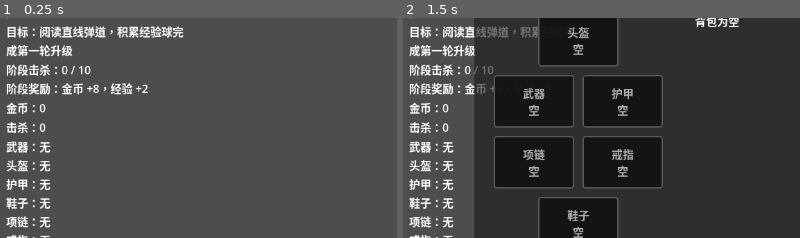
Above: before the commit, frames 1-2 (left to right).
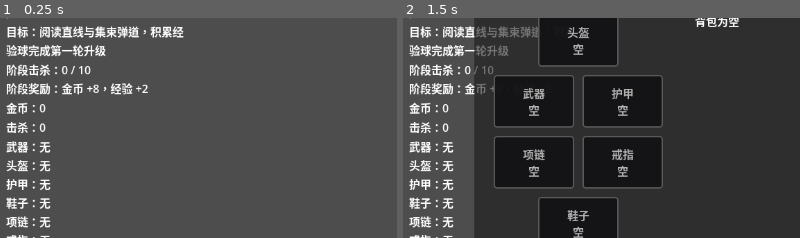
Above: after the commit, the same moments.

Repository: airisuzuki123/RogueLootPrototype
Game: Godot game, scene res://scenes/main.tscn
The game is run twice, just before and just after one commit, with the same random seed, the same clock (stepped at 60 frames per second) and the same inputs.
Inputs (mouse positions are % of the whole screen's width and height, from its top left):
- Up to frame 1 (0.25 s): no input
- Up to frame 2 (1.5 s): tap Enter at 0.5 s; move the mouse to (72, 44) at 0.52 s; hold D (move_right) 0.53-1.25 s; tap B at 0.6 s; click (72, 44) at 0.67 s; click "普通 0" at 1.25 s
The pictures show only the part of the screen within x 0-50%, y 21-71%; the shares and areas given below are measured in that part.

The runs differ from the first frame. In frame 1, 1.7% of the frame differs, in the area x 1-47%, y 3-18%; in frame 2, 1.1%.

Commit message:
丰富阶段弹幕类型

Diff:
--- a/scripts/core/game_manager.gd
+++ b/scripts/core/game_manager.gd
@@ -29,8 +29,9 @@
 		"enemy_level_bonus": 0,
 		"enemy_weight_bonus": {"ranged": 10},
 		"bullet_pattern": "aimed",
+		"bullet_patterns": ["aimed", "aimed_burst"],
 		"bullet_speed_multiplier": 0.88,
-		"goal": "阅读直线弹道，积累经验球完成第一轮升级",
+		"goal": "阅读直线与集束弹道，积累经验球完成第一轮升级",
 		"kill_target": 10,
 		"reward_gold": 8,
 		"reward_experience": 2,
@@ -45,6 +46,7 @@
 		"enemy_level_bonus": 0,
 		"enemy_weight_bonus": {"runner": 8, "ranged": 28},
 		"bullet_pattern": "fan",
+		"bullet_patterns": ["fan", "aimed_burst"],
 		"bullet_speed_multiplier": 0.95,
 		"goal": "穿过扇形弹幕，保持移动空间",
 		"kill_target": 18,
@@ -61,8 +63,9 @@
 		"enemy_level_bonus": 1,
 		"enemy_weight_bonus": {"tank": 8, "ranged": 34},
 		"bullet_pattern": "ring",
+		"bullet_patterns": ["ring", "cross"],
 		"bullet_speed_multiplier": 1.0,
-		"goal": "观察环形弹幕缺口，处理远程压力",
+		"goal": "观察环形和交叉弹幕缺口，处理远程压力",
 		"kill_target": 26,
 		"reward_gold": 16,
 		"reward_experience": 4,
@@ -77,8 +80,9 @@
 		"enemy_level_bonus": 1,
 		"enemy_weight_bonus": {"runner": 8, "tank": 8, "ranged": 38},
 		"bullet_pattern": "spiral",
+		"bullet_patterns": ["spiral", "fan", "double_ring"],
 		"bullet_speed_multiplier": 1.08,
-		"goal": "预判旋转弹幕轨迹，保持输出空间",
+		"goal": "预判旋转和双层环弹幕轨迹，保持输出空间",
 		"kill_target": 40,
 		"reward_gold": 24,
 		"reward_experience": 5,
@@ -93,8 +97,9 @@
 		"enemy_level_bonus": 2,
 		"enemy_weight_bonus": {"runner": 10, "tank": 12, "ranged": 44},
 		"bullet_pattern": "wall",
+		"bullet_patterns": ["wall", "spiral", "flower"],
 		"bullet_speed_multiplier": 1.15,
-		"goal": "穿越弹幕墙，撑过最后一波压力",
+		"goal": "穿越弹幕墙和花形弹幕，撑过最后一波压力",
 		"kill_target": 60,
 		"reward_gold": 35,
 		"reward_experience": 6,
@@ -240,7 +245,11 @@
 	return maxi(0, int(weight_bonus.get(enemy_type, 0)))
 
 func get_current_phase_bullet_pattern() -> String:
-	return str(get_current_run_phase().get("bullet_pattern", "aimed"))
+	var phase := get_current_run_phase()
+	var patterns: Array = phase.get("bullet_patterns", [])
+	if patterns.is_empty():
+		return str(phase.get("bullet_pattern", "aimed"))
+	return str(patterns.pick_random())
 
 func get_current_phase_bullet_speed_multiplier() -> float:
 	return maxf(0.2, float(get_current_run_phase().get("bullet_speed_multiplier", 1.0)))
--- a/scripts/entities/enemy.gd
+++ b/scripts/entities/enemy.gd
@@ -95,14 +95,22 @@
 		return
 	attack_cooldown = attack_interval
 	match GameManager.get_current_phase_bullet_pattern():
+		"aimed_burst":
+			_fire_aimed_burst_pattern(direction)
 		"fan":
 			_fire_fan_pattern(direction)
 		"ring":
 			_fire_ring_pattern()
+		"cross":
+			_fire_cross_pattern(direction)
 		"spiral":
 			_fire_spiral_pattern()
+		"double_ring":
+			_fire_double_ring_pattern()
 		"wall":
 			_fire_wall_pattern(direction)
+		"flower":
+			_fire_flower_pattern()
 		_:
 			_fire_aimed_pattern(direction)
 
@@ -168,6 +176,14 @@
 	_spawn_enemy_projectile(direction, Vector2.ZERO, Color(1.0, 0.48, 0.22, 1.0), 1.0)
 	_show_ranged_burst(Color(1.0, 0.55, 0.25, 0.75), 0.75)
 
+func _fire_aimed_burst_pattern(direction: Vector2) -> void:
+	var side := direction.orthogonal().normalized()
+	for index in range(3):
+		var offset := side * (float(index) - 1.0) * 12.0
+		var angle := deg_to_rad((float(index) - 1.0) * 5.0)
+		_spawn_enemy_projectile(direction.rotated(angle), offset, Color(1.0, 0.62, 0.28, 1.0), 0.92, 1.08)
+	_show_ranged_burst(Color(1.0, 0.58, 0.2, 0.82), 0.9)
+
 func _fire_fan_pattern(direction: Vector2) -> void:
 	var bullet_count := 5
 	var spread_degrees := 52.0
@@ -185,6 +201,16 @@
 		_spawn_enemy_projectile(Vector2.RIGHT.rotated(angle), Vector2.ZERO, Color(1.0, 0.42, 0.95, 1.0), 0.86)
 	_show_ranged_burst(Color(1.0, 0.35, 0.9, 0.85), 1.2)
 
+func _fire_cross_pattern(direction: Vector2) -> void:
+	var base_angle := direction.angle()
+	for index in range(4):
+		var angle := base_angle + TAU * float(index) / 4.0
+		_spawn_enemy_projectile(Vector2.RIGHT.rotated(angle), Vector2.ZERO, Color(0.5, 1.0, 0.65, 1.0), 0.9, 1.0)
+	for index in range(4):
+		var angle := base_angle + deg_to_rad(45.0) + TAU * float(index) / 4.0
+		_spawn_enemy_projectile(Vector2.RIGHT.rotated(angle), Vector2.ZERO, Color(0.28, 0.82, 1.0, 1.0), 0.78, 0.78)
+	_show_ranged_burst(Color(0.35, 1.0, 0.75, 0.85), 1.05)
+
 func _fire_spiral_pattern() -> void:
 	var bullet_count := 7
 	spiral_angle = wrapf(spiral_angle + deg_to_rad(34.0), 0.0, TAU)
@@ -192,6 +218,17 @@
 		var angle := spiral_angle + TAU * float(index) / float(bullet_count)
 		_spawn_enemy_projectile(Vector2.RIGHT.rotated(angle), Vector2.ZERO, Color(1.0, 0.86, 0.28, 1.0), 0.84)
 	_show_ranged_burst(Color(1.0, 0.75, 0.22, 0.86), 1.15)
+
+func _fire_double_ring_pattern() -> void:
+	var bullet_count := 10
+	var offset := randf() * TAU
+	for index in range(bullet_count):
+		var angle := offset + TAU * float(index) / float(bullet_count)
+		_spawn_enemy_projectile(Vector2.RIGHT.rotated(angle), Vector2.ZERO, Color(1.0, 0.34, 0.72, 1.0), 0.78, 0.82)
+	for index in range(bullet_count):
+		var angle := offset + PI / float(bullet_count) + TAU * float(index) / float(bullet_count)
+		_spawn_enemy_projectile(Vector2.RIGHT.rotated(angle), Vector2.ZERO, Color(0.45, 0.88, 1.0, 1.0), 0.92, 1.12)
+	_show_ranged_burst(Color(0.95, 0.45, 1.0, 0.88), 1.3)
 
 func _fire_wall_pattern(direction: Vector2) -> void:
 	var bullet_count := 7
@@ -202,12 +239,24 @@
 		_spawn_enemy_projectile(direction, offset, Color(0.55, 0.72, 1.0, 1.0), 0.95)
 	_show_ranged_burst(Color(0.4, 0.62, 1.0, 0.88), 1.25)
 
-func _spawn_enemy_projectile(direction: Vector2, offset: Vector2, color: Color, scale_multiplier: float) -> void:
+func _fire_flower_pattern() -> void:
+	var bullet_count := 16
+	var offset := randf() * TAU
+	for index in range(bullet_count):
+		var angle := offset + TAU * float(index) / float(bullet_count)
+		var is_outer := index % 2 == 0
+		var color := Color(1.0, 0.45, 0.95, 1.0) if is_outer else Color(1.0, 0.92, 0.35, 1.0)
+		var scale_multiplier := 0.92 if is_outer else 0.72
+		var speed_scale := 1.08 if is_outer else 0.72
+		_spawn_enemy_projectile(Vector2.RIGHT.rotated(angle), Vector2.ZERO, color, scale_multiplier, speed_scale)
+	_show_ranged_burst(Color(1.0, 0.55, 0.95, 0.9), 1.4)
+
+func _spawn_enemy_projectile(direction: Vector2, offset: Vector2, color: Color, scale_multiplier: float, speed_scale: float = 1.0) -> void:
 	var projectile := ENEMY_PROJECTILE_SCENE.instantiate()
 	projectile.global_position = global_position + offset
 	var speed_multiplier := GameManager.get_current_phase_bullet_speed_multiplier()
 	if projectile.has_method("configure"):
-		projectile.configure(direction, touch_damage, projectile_speed * speed_multiplier, color, scale_multiplier)
+		projectile.configure(direction, touch_damage, projectile_speed * speed_multiplier * speed_scale, color, scale_multiplier)
 	else:
 		projectile.direction = direction
 		projectile.damage = touch_damage
Not shown, changed: README.md
Not shown, changed: docs/design.md
Not shown, changed: docs/stage-plan.md
